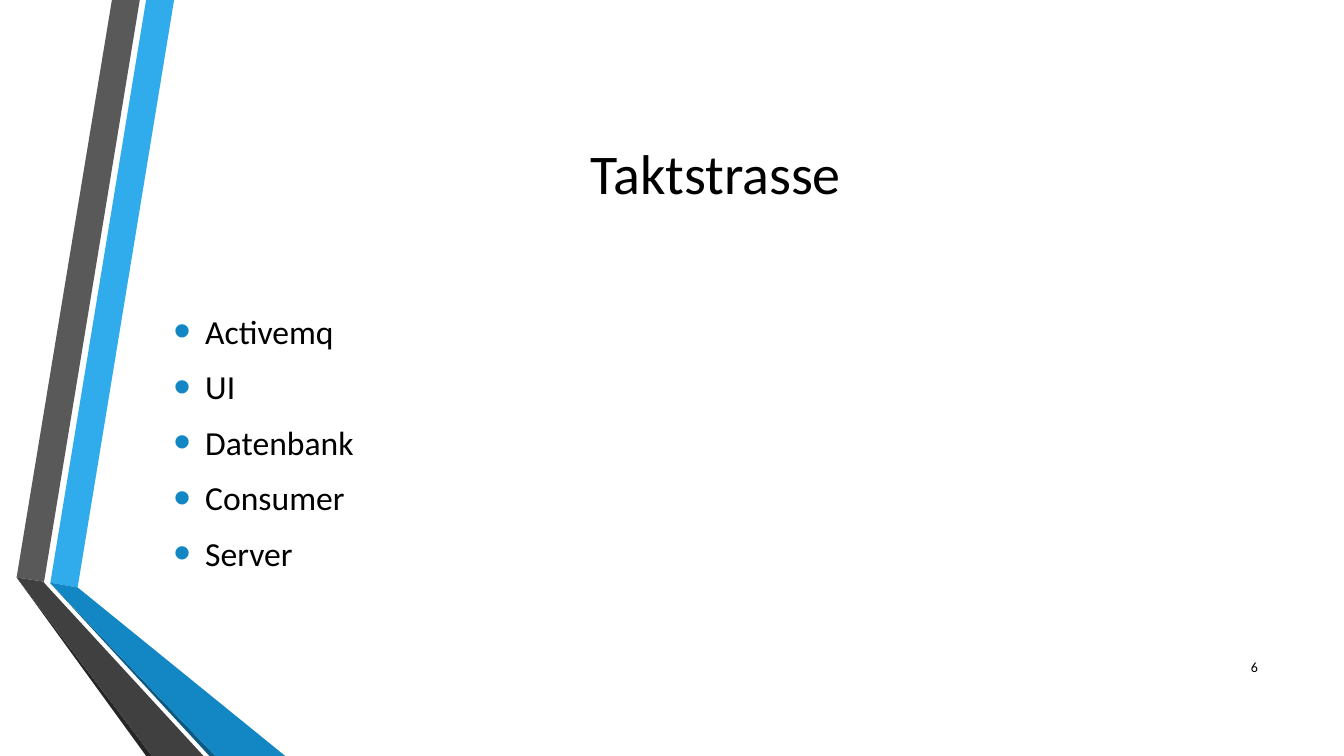
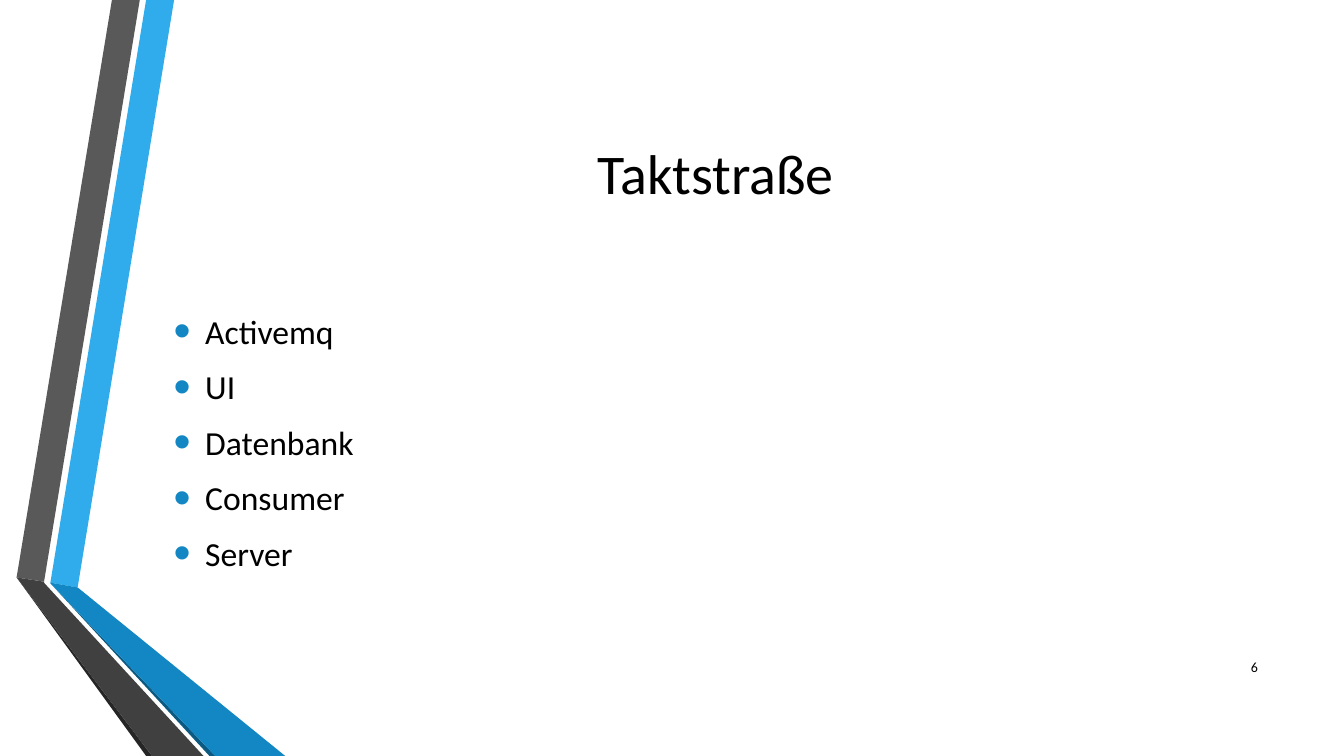
Before and after one commit to philipwagner1994/ProjectDHBW, a slide deck: slide 6 of Documentation/Projektpräsentationabschluss.pptx. Drawn at 1344x756 pixels with LibreOffice and Linux fonts; fonts in the diff are those of the drawing; background and template pictures are left out. Boxes give left, top, right and bottom in pixels: in the first picture for what was removed or moved away, otherwise in the second. Text is boxed around its words. In the diff, an @@ line names an element or a change of style, - is before the commit and + after.

```diff
--- a/Documentation/Projektpräsentationabschluss.pptx
+++ b/Documentation/Projektpräsentationabschluss.pptx
@@ title at <box>598,155,834,195</box>: text changed @@
-Taktstrasse
+Taktstraße
```
Also in this commit, not shown: 5 other slides changed.
